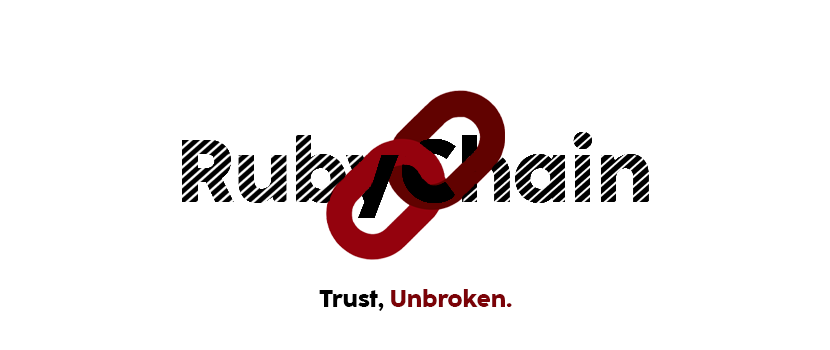
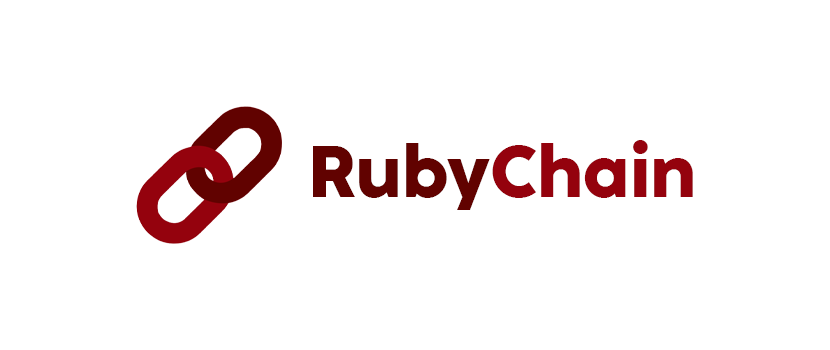
The second 830 x 350 image is a revision of the first. Changes to its layers:
hid group "Group 1 copy 7" (16 layers) over [136, 90, 693, 311]
showed group "Group 1" (2 layers) over [136, 106, 693, 244]